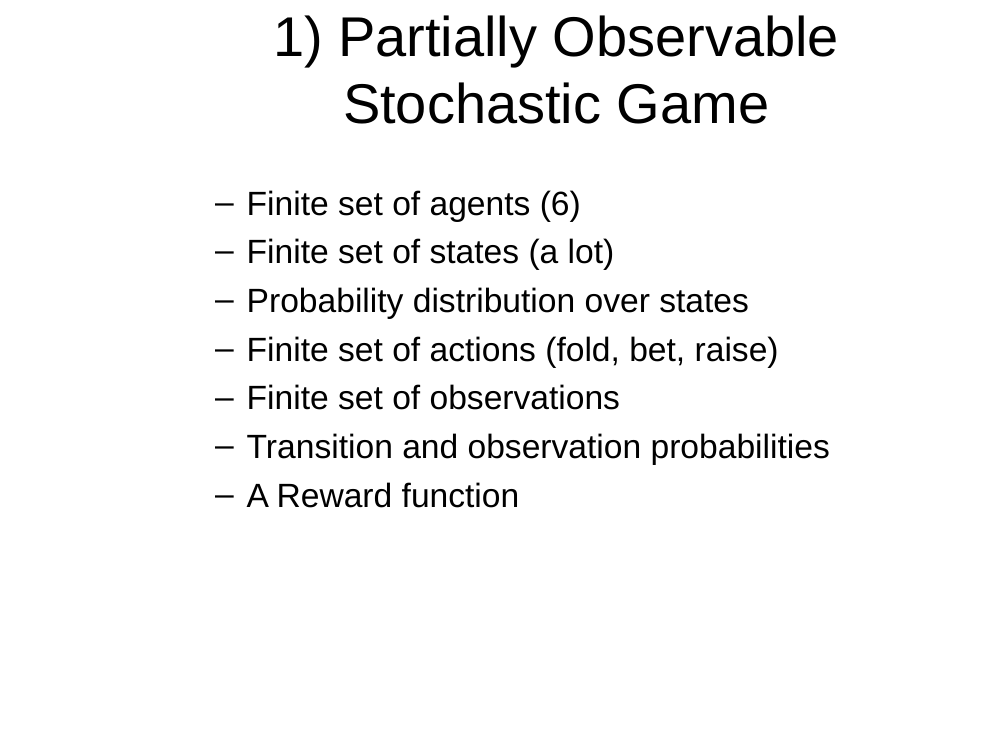
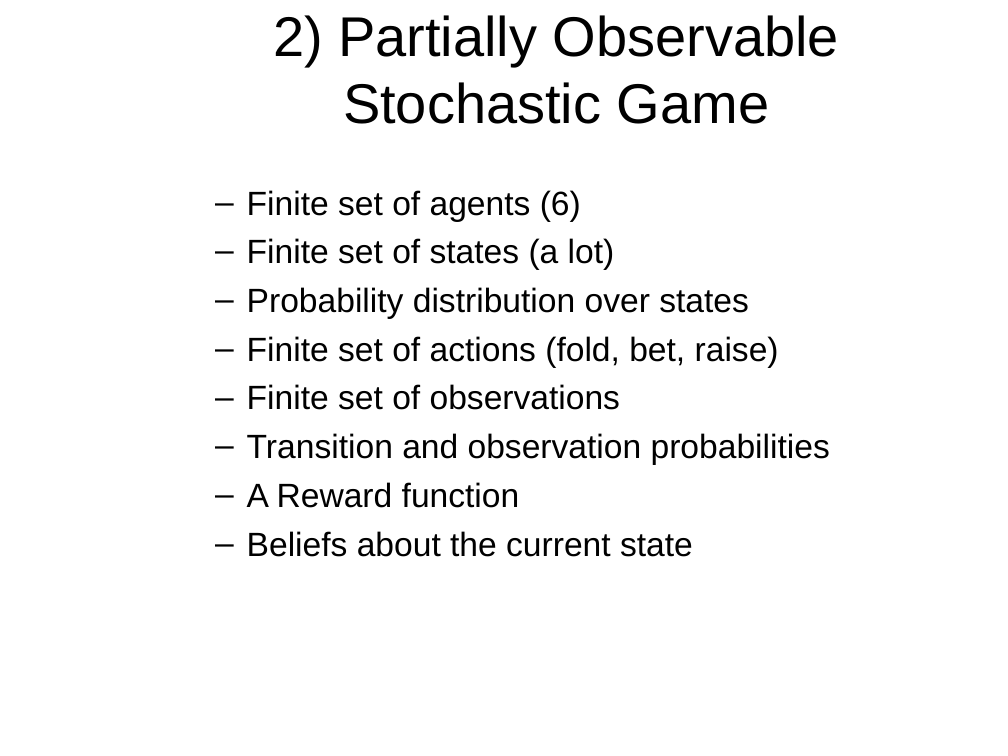
Before and after one commit to stefanfroth/poker, a slide deck: slide 4 of final.ppt. Drawn at 1008x756 pixels with LibreOffice and Linux fonts; fonts in the diff are those of the drawing; background and template pictures are left out. Boxes give left, top, right and bottom in pixels: in the first picture for what was removed or moved away, otherwise in the second. Text is boxed around its words. In the diff, an @@ line names an element or a change of style, - is before the commit and + after.

```diff
--- a/final.ppt
+++ b/final.ppt
@@ title at <box>273,15,839,124</box>: text changed @@
-1) Partially Observable Stochastic Game
+2) Partially Observable Stochastic Game
@@ text at <box>247,531,693,557</box>: paragraph added @@
+  – Beliefs about the current state
```
Also in this commit, not shown: 2 other slides changed, 5 slides added, 4 slides removed, 26 other files.
